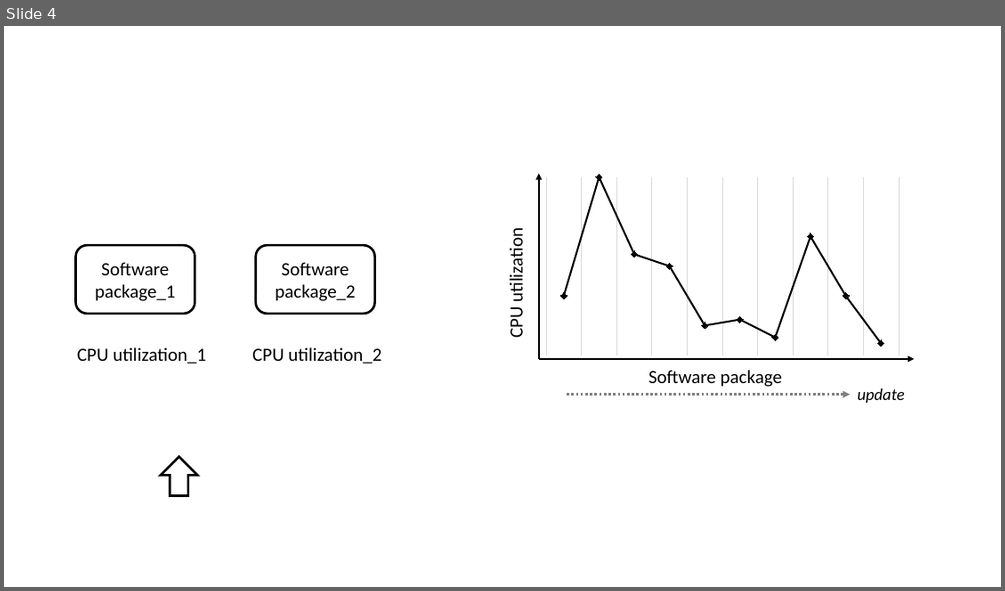
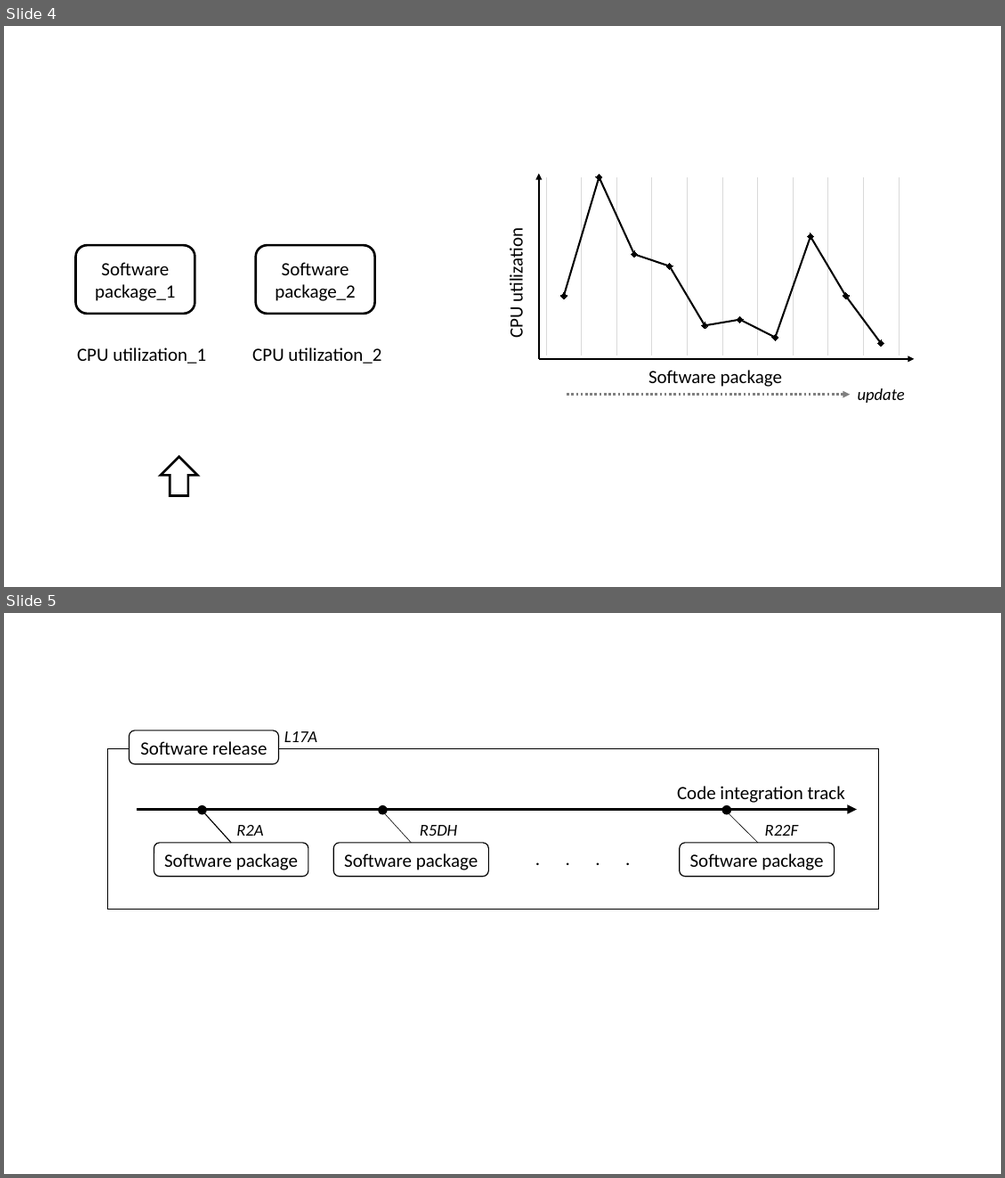
Before and after one commit to araea382/MT, a slide deck: Seminar/graphic.pptx. Shown one above the other, each under a label of ours: slide 4 before the commit, slides 4 and 5 after it. The pictures are 1005x591 and 1005x1178 pixels, drawn with LibreOffice and Linux fonts; fonts in the diff are those of the drawing. Boxes give left, top, right and bottom in pixels: in the first picture for what was removed or moved away, otherwise in the second. Text is boxed around its words. In the diff, an @@ line names an element or a change of style, - is before the commit and + after.

```diff
--- a/Seminar/graphic.pptx
+++ b/Seminar/graphic.pptx
@@ slide 5 added at box(4, 613, 1001, 1174), background #FFFFFF @@
@@ rounded rectangle added at box(129, 730, 278, 764), fill #FFFFFF, outline #000000 1 pt, 18 pt, text #000000 @@
+Software release
@@ text added at box(284, 731, 317, 742), 16 pt, text #000000, italic @@
+L17A
@@ rectangle added at box(108, 748, 878, 908), outline #000000 1 pt @@
@@ text added at box(677, 786, 845, 803), 18 pt, text #000000 @@
+Code integration track
@@ arrow added from (138, 810) to (857, 810), #000000 3 pt @@
@@ ellipse added at box(198, 805, 208, 815), fill #000000 @@
@@ line added from (202, 810) to (231, 843), #000000 1 pt @@
@@ text added at box(236, 825, 263, 835), 16 pt, text #000000, italic @@
+R2A
@@ ellipse added at box(378, 805, 388, 815), fill #000000 @@
@@ line added from (380, 810) to (411, 843), #000000 0.5 pt @@
@@ text added at box(420, 825, 458, 835), 16 pt, text #000000, italic @@
+R5DH
@@ ellipse added at box(722, 805, 732, 815), fill #000000 @@
@@ line added from (725, 810) to (758, 843), #000000 0.5 pt @@
@@ text added at box(765, 825, 798, 835), 16 pt, text #000000, italic @@
+R22F
@@ rounded rectangle added at box(154, 843, 309, 876), fill #FFFFFF, outline #000000 1 pt, 18 pt, text #000000 @@
+Software package
@@ rounded rectangle added at box(334, 843, 488, 876), fill #FFFFFF, outline #000000 1 pt, 18 pt, text #000000 @@
+Software package
@@ text added at box(490, 843, 676, 873), 18 pt, text #000000 @@
+. . . .
@@ rounded rectangle added at box(680, 843, 834, 876), fill #FFFFFF, outline #000000 1 pt, 18 pt, text #000000 @@
+Software package
```
Also in this commit, not shown: 3 other slides added, 1 slide removed, 16 other files.
